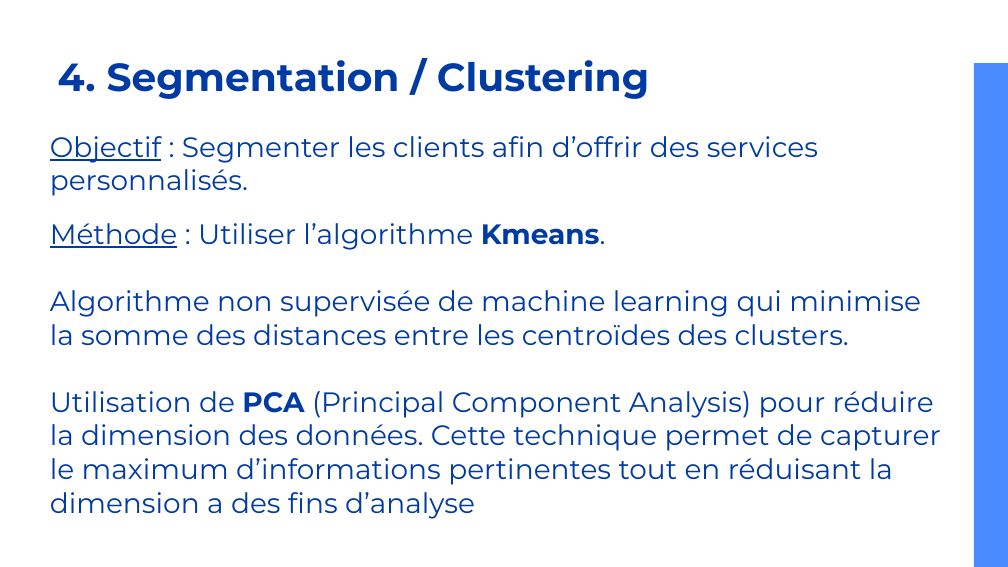
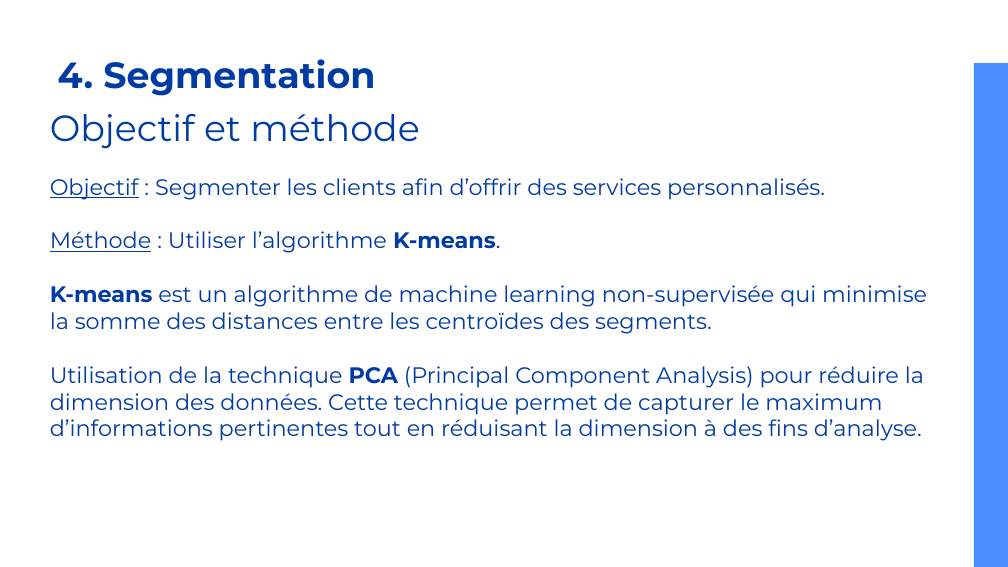
Before and after one commit to caseguin/Clustering, a slide deck: slide 18 of SuperMarket_clustering2.odp. Drawn at 1008x567 pixels with LibreOffice and Linux fonts; fonts in the diff are those of the drawing. Boxes give left, top, right and bottom in pixels: in the first picture for what was removed or moved away, otherwise in the second. Text is boxed around its words. In the diff, an @@ line names an element or a change of style, - is before the commit and + after.

```diff
--- a/SuperMarket_clustering2.odp
+++ b/SuperMarket_clustering2.odp
@@ title at [58,59,375,96]: text changed; size 28 to 26 pt @@
-4. Segmentation / Clustering
+4. Segmentation
@@ title added at [50,113,420,149], 26 pt, text #003BA3 @@
+Objectif et méthode
@@ title at [50,178,927,441]: text changed; size 20 to 16 pt @@
-Objectif : Segmenter les clients afin d’offrir des services personnalisés.
-Méthode : Utiliser l’algorithme Kmeans.
-Algorithme non supervisée de machine learning qui minimise la somme des distances entre les centroïdes des clusters.
-Utilisation de PCA (Principal Component Analysis) pour réduire la dimension des données. Cette technique permet de capturer le maximum d’informations pertinentes tout en réduisant la dimension a des fins d’analyse
+Objectif : Segmenter les clients afin d’offrir des services personnalisés.
+Méthode : Utiliser l’algorithme K-means.
+K-means est un algorithme de machine learning non-supervisée qui minimise la somme des distances entre les centroïdes des segments.
+Utilisation de la technique PCA (Principal Component Analysis) pour réduire la dimension des données. Cette technique permet de capturer le maximum d’informations pertinentes tout en réduisant la dimension à des fins d’analyse.
```
Also in this commit, not shown: 24 other slides changed, 4 slides added, 3 slides removed, 13 other files.
